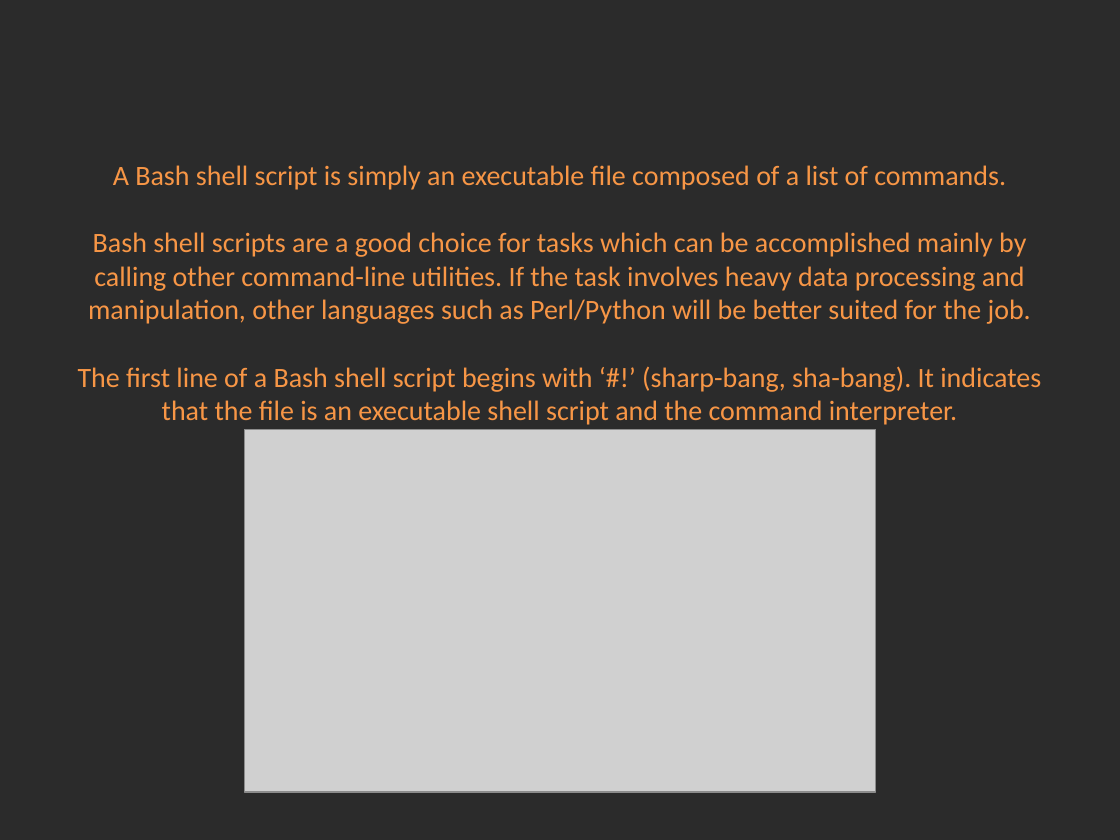
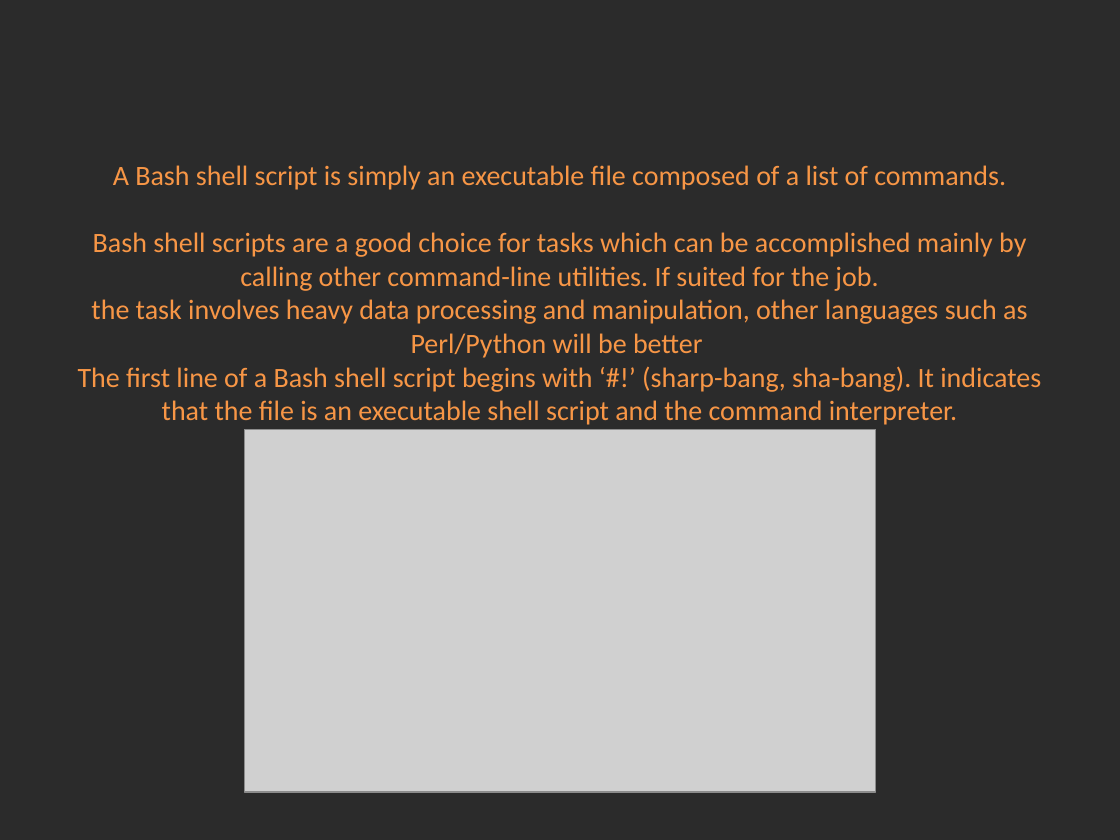
Before and after one commit to Academy-Soft-Intellect/Linux-Course, a slide deck: slide 1 of 15.BashScripting/15-Bash_Scripting.pptx. Drawn at 1120x840 pixels with LibreOffice and Linux fonts; fonts in the diff are those of the drawing; grey boxes stand for pictures; background and template pictures are left out; a plain dark background stands for a picture behind light text. Boxes give left, top, right and bottom in pixels: in the first picture for what was removed or moved away, otherwise in the second. Text is boxed around its words. In the diff, an @@ line names an element or a change of style, - is before the commit and + after.

Commit message:
Bash scripting, comparison operators and functions.

```diff
--- a/15.BashScripting/15-Bash_Scripting.pptx
+++ b/15.BashScripting/15-Bash_Scripting.pptx
@@ title at box(78, 165, 1041, 425): text changed @@
-A Bash shell script is simply an executable file composed of a list of commands.
-Bash shell scripts are a good choice for tasks which can be accomplished mainly by calling other command-line utilities. If the task involves heavy data processing and manipulation, other languages such as Perl/Python will be better suited for the job.
-The first line of a Bash shell script begins with ‘#!’ (sharp-bang, sha-bang). It indicates that the file is an executable shell script and the command interpreter.
+A Bash shell script is simply an executable file composed of a list of commands.
+Bash shell scripts are a good choice for tasks which can be accomplished mainly by calling other command-line utilities. If suited for the job.
+the task involves heavy data processing and manipulation, other languages such as Perl/Python will be better
+The first line of a Bash shell script begins with ‘#!’ (sharp-bang, sha-bang). It indicates that the file is an executable shell script and the command interpreter.
```
Also in this commit, not shown: 4 slides added.
